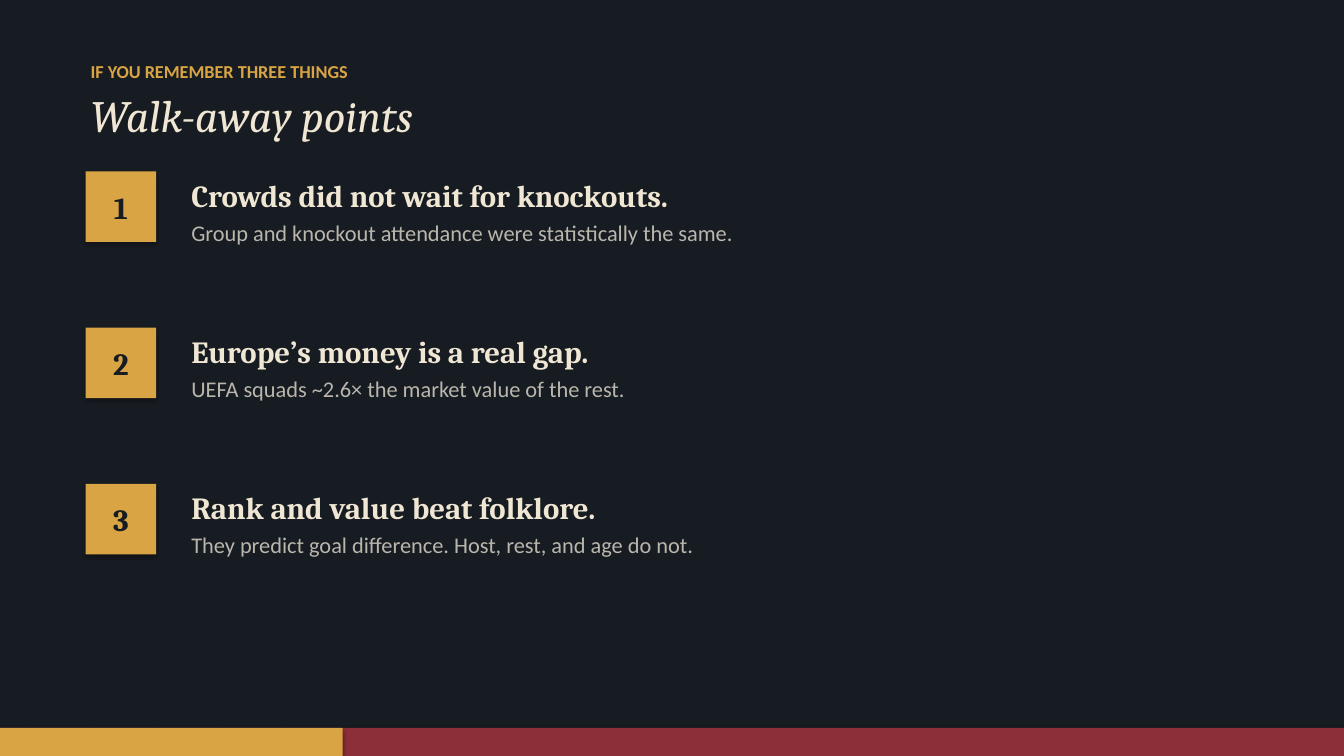
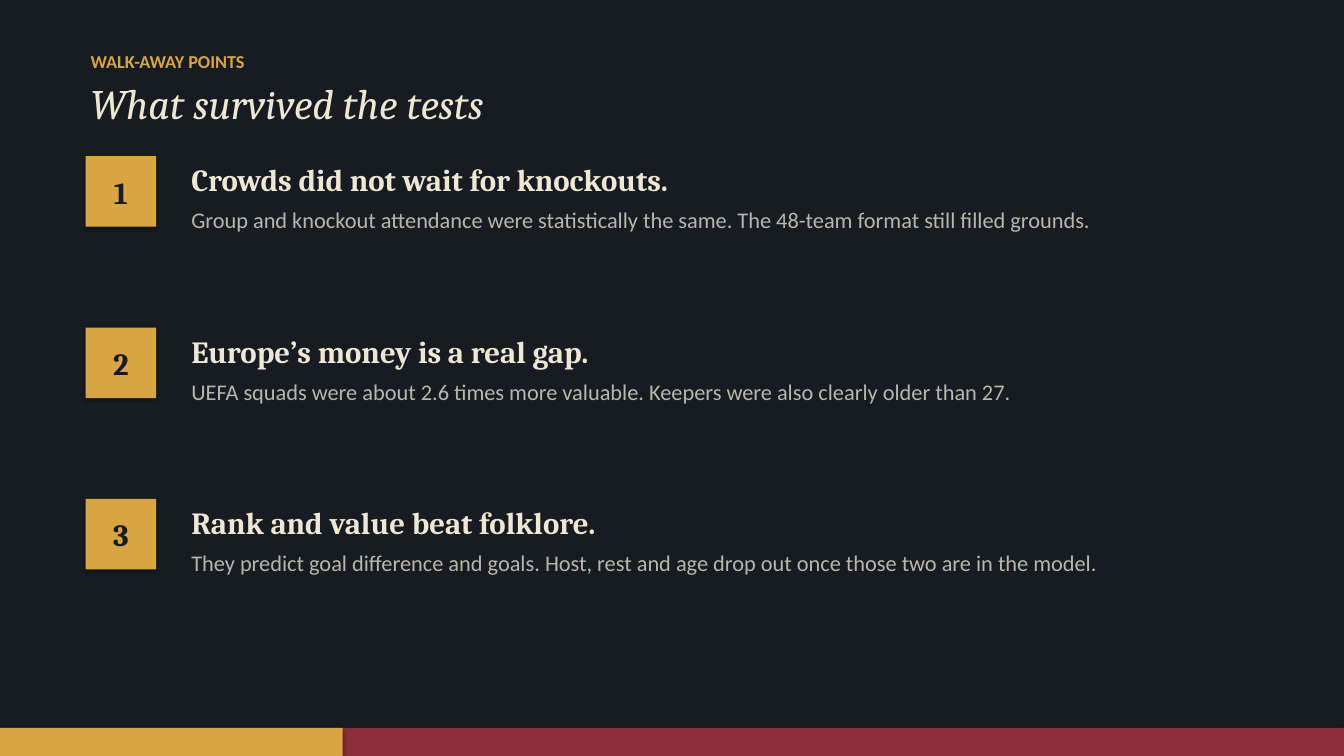
Before and after one commit to BhuprajTmg/data-project, a slide deck: slide 8 of WC2026_3min.pptx (slide 6 before the commit). Drawn at 1344x756 pixels with LibreOffice and Linux fonts; fonts in the diff are those of the drawing. Boxes give left, top, right and bottom in pixels: in the first picture for what was removed or moved away, otherwise in the second. Text is boxed around its words. In the diff, an @@ line names an element or a change of style, - is before the commit and + after.

```diff
--- a/WC2026_3min.pptx
+++ b/WC2026_3min.pptx
@@ text at [91,56,484,120]: text changed; size 13 to 30 pt; font Calibri to Cambria; text colour #D9A544 to #EFE6D3; bold off; italic on @@
-IF YOU REMEMBER THREE THINGS
-Walk-away points
+WALK-AWAY POINTS
+What survived the tests
@@ text "1" at [114,183,128,204]: less space between paragraphs @@
@@ text "1": place and size @@
-text "1" at [114,198,128,219]
+text "1" at [114,183,128,204]
@@ rectangle: place and size @@
-rectangle at [86,171,156,242]
+rectangle at [86,156,156,227]
@@ text "Crowds did not wait for ...": place and size @@
-text "Crowds did not wait for ..." at [191,185,732,245]
+text "Crowds did not wait for ..." at [191,169,1089,232]
@@ text at [191,169,668,192]: more space between paragraphs @@
@@ text at [191,212,1089,232]: text changed @@
-Group and knockout attendance were statistically the same.
+Group and knockout attendance were statistically the same. The 48-team format still filled grounds.
@@ text at [191,384,1010,404]: text changed @@
-UEFA squads ~2.6× the market value of the rest.
+UEFA squads were about 2.6 times more valuable. Keepers were also clearly older than 27.
@@ rectangle: place and size @@
-rectangle at [86,484,156,555]
+rectangle at [86,499,156,570]
@@ text "Rank and value beat folklore.": place and size @@
-text "Rank and value beat folklore." at [191,497,693,557]
+text "Rank and value beat folklore." at [191,512,1096,575]
@@ text "3": place and size @@
-text "3" at [113,510,129,532]
+text "3" at [113,525,129,547]
@@ text "3" at [113,525,129,547]: less space between paragraphs @@
@@ text at [191,512,595,535]: more space between paragraphs @@
@@ text at [191,555,1096,575]: text changed @@
-They predict goal difference. Host, rest, and age do not.
+They predict goal difference and goals. Host, rest and age drop out once those two are in the model.
```
Also in this commit, not shown: 2 other slides changed, 5 slides added, 3 slides removed, 2 other files.
